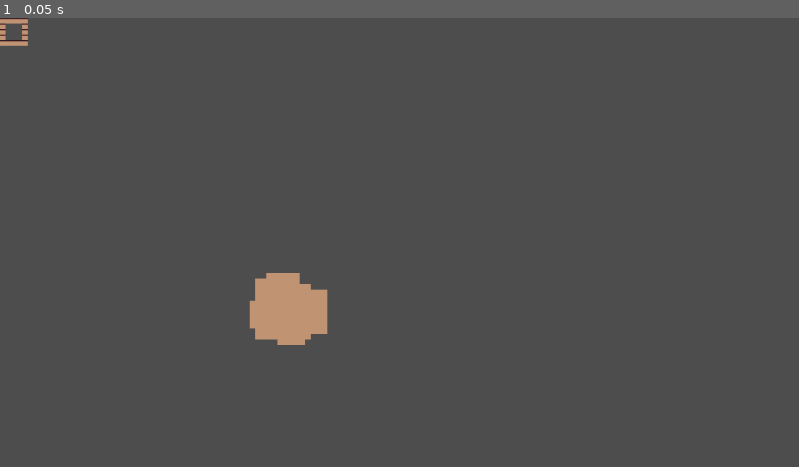
Above: before the commit, frame 1.
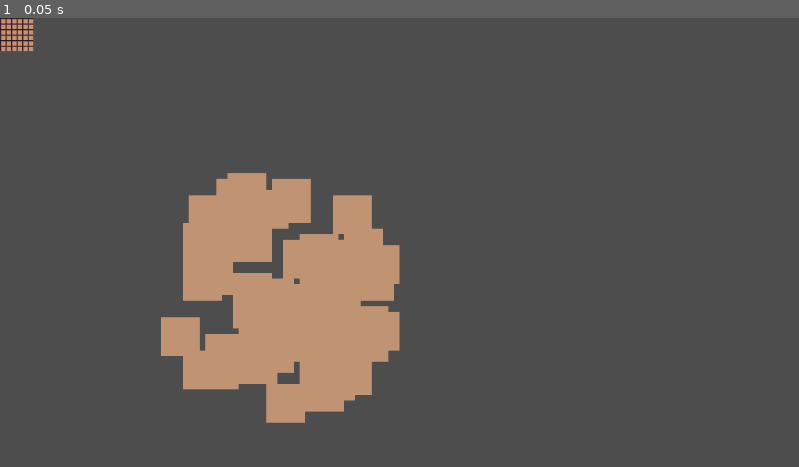
Above: after the commit, the same moment.

Repository: MisterReaper/HeliumEleven
Game: Godot game, scene res://world.tscn
Same seed, same stepped clock (60 frames per second), same inputs: the game is played once before the commit and once after it.
Inputs:
- Up to frame 1 (0.05 s): no input

The runs differ from the first frame. In frame 1, 10% of the frame differs, in the area x 0-51%, y 0-91%.

Commit message:
map gen added

Diff:
--- a/map/Room.gd
+++ b/map/Room.gd
@@ -13,22 +13,20 @@
 	add_child(collShape)
 	var recShape = RectangleShape2D.new()
 	collShape.shape = recShape
-	collShape.shape.extents = Vector2(2.5,2.5)
+	collShape.shape.extents = Vector2(size/2,size/2)
 
 
 func isOverlapping():
-	return has_overlapping_areas()
+	for area in get_overlapping_areas():
+		if area is Room:
+			return true
+	return false
 
-func _process(delta):
-	if(has_overlapping_areas()):
-		var overlappingArea = get_overlapping_areas()[0]
-		if overlappingArea is Room:
-			_my_area_entered(overlappingArea)
+
 
 func _my_area_entered(area: Room):
 
 	if(overlaps_area(area)):
-		print(position)
 		var distance_vector = position - area.position
 		if(distance_vector.x < 0):
 			position.x-=1
--- a/map/map_generator.gd
+++ b/map/map_generator.gd
@@ -1,9 +1,11 @@
 extends TileMap
 
-var room_count = 20      # Number of rooms to generate
-var radius = 5
-var roomSize = 5
+var room_count = 50      # Number of rooms to generate
+var radius = 20
+var roomSize = 7
 var map_data = []  # Stores generated map information (e.g., room positions, shapes)
+var accumulated_force = Vector2.ZERO
+var old_data = []
 
 func _ready():
 	generate_map()
@@ -15,7 +17,7 @@
 		generate_room(randomPoint[0], randomPoint[1])
 
 func generate_room(x, y):
-	var newRoom = Room.new(Vector2(x,y), self,  "template", 5)
+	var newRoom = Room.new(Vector2(x,y), self,  "template", roomSize)
 	map_data.append(newRoom)
 
 
@@ -33,11 +35,35 @@
 func _draw():
 	var canDraw = true
 	for room in map_data:
-		if(room.isOverlapping):
+		if(room.isOverlapping()):
 			canDraw = false
 	print(canDraw)
+	for data in old_data:
+		deleteThingy(data.x, data.y)
+	old_data.clear()
+	for room in map_data:
+		for x in range(0, roomSize):
+			for y in range(0, roomSize):
+				old_data.append(Vector2(50+x+room.position.x-(roomSize/2), 50+y+room.position.y-(roomSize/2)))
+				setThingy(50+x+room.position.x-(roomSize/2), 50+y+room.position.y-(roomSize/2))
 
+
+
+
+func _process(delta):
 	for room in map_data:
-		for x in range(0, 5):
-			for y in range(0, 5):
-				setThingy(x+room.position.x+50, y+room.position.y+50)
+		accumulated_force = Vector2.ZERO
+		var num_rooms = 0
+
+		if room.has_overlapping_areas():
+			for overlapping_area in room.get_overlapping_areas():
+				if overlapping_area is Room:
+					num_rooms += 1
+					var distance = overlapping_area.position - room.position
+					var desired_separation = 12   # Adjust this value based on your desired spacing
+					if distance.length() < desired_separation:
+						var force = distance.normalized() * (distance.length() - desired_separation)
+						accumulated_force += force
+			if num_rooms > 0:
+				accumulated_force /= num_rooms
+			room.position += accumulated_force * delta
--- a/world.tscn
+++ b/world.tscn
@@ -8,5 +8,5 @@
 [node name="TileMap" type="TileMap" parent="."]
 tile_set = ExtResource("1_obb1o")
 format = 2
-layer_0/tile_data = PackedInt32Array(0, 196608, 6, 1, 196608, 6, 2, 196608, 6, 3, 196608, 6, 4, 196608, 6, 65540, 196608, 6, 131076, 196608, 6, 196612, 196608, 6, 262148, 196608, 6, 262147, 196608, 6, 262146, 196608, 6, 262145, 196608, 6, 262144, 196608, 6, 196608, 196608, 6, 131072, 196608, 6, 65536, 196608, 6)
+layer_0/tile_data = PackedInt32Array(0, 262144, 6, 1, 262144, 6, 2, 262144, 6, 3, 262144, 6, 4, 262144, 6, 65540, 262144, 6, 131076, 262144, 6, 196612, 262144, 6, 262148, 262144, 6, 262147, 262144, 6, 262146, 262144, 6, 262145, 262144, 6, 262144, 262144, 6, 196608, 262144, 6, 131072, 262144, 6, 65536, 262144, 6, 5, 262144, 6, 65541, 262144, 6, 131077, 262144, 6, 196613, 262144, 6, 262149, 262144, 6, 327685, 262144, 6, 327684, 262144, 6, 327683, 262144, 6, 327682, 262144, 6, 327681, 262144, 6, 327680, 262144, 6, 65537, 262144, 6, 65538, 262144, 6, 65539, 262144, 6, 196609, 262144, 6, 131073, 262144, 6, 131074, 262144, 6, 131075, 262144, 6, 196611, 262144, 6, 196610, 262144, 6)
 script = ExtResource("2_marjl")
Not shown, added: wor42AE.tmp
Not shown, added: worA252.tmp
Not shown, added: worD44E.tmp
Not shown, added: worEF72.tmp
